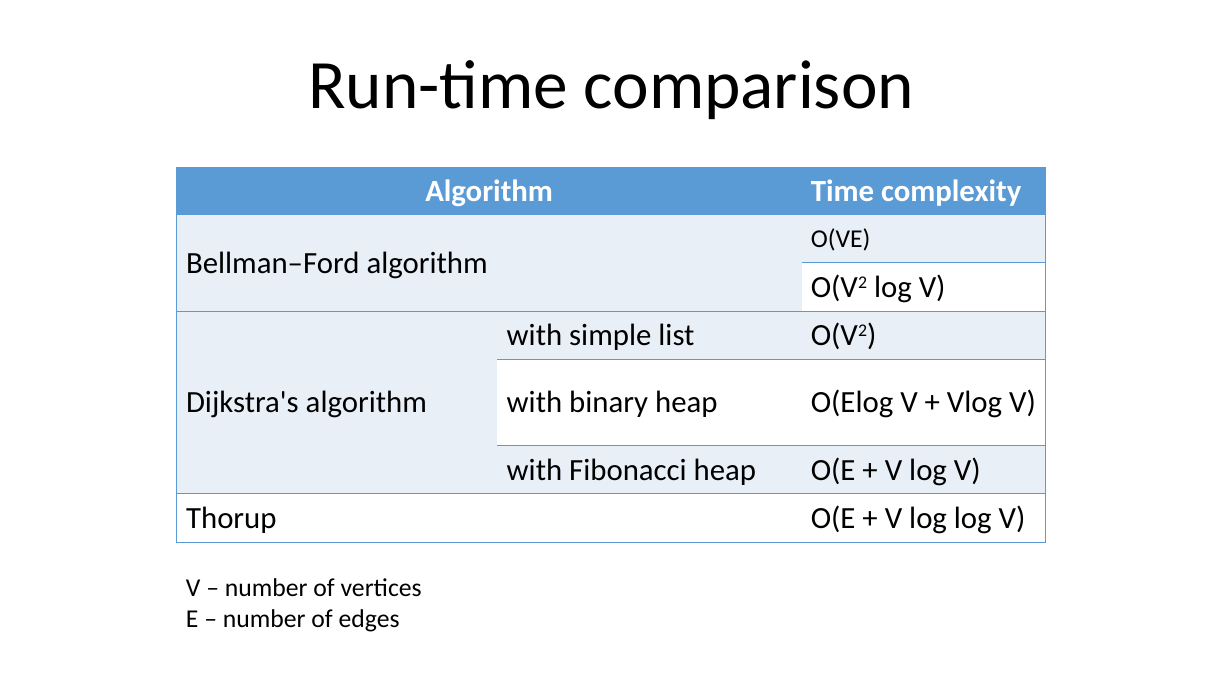
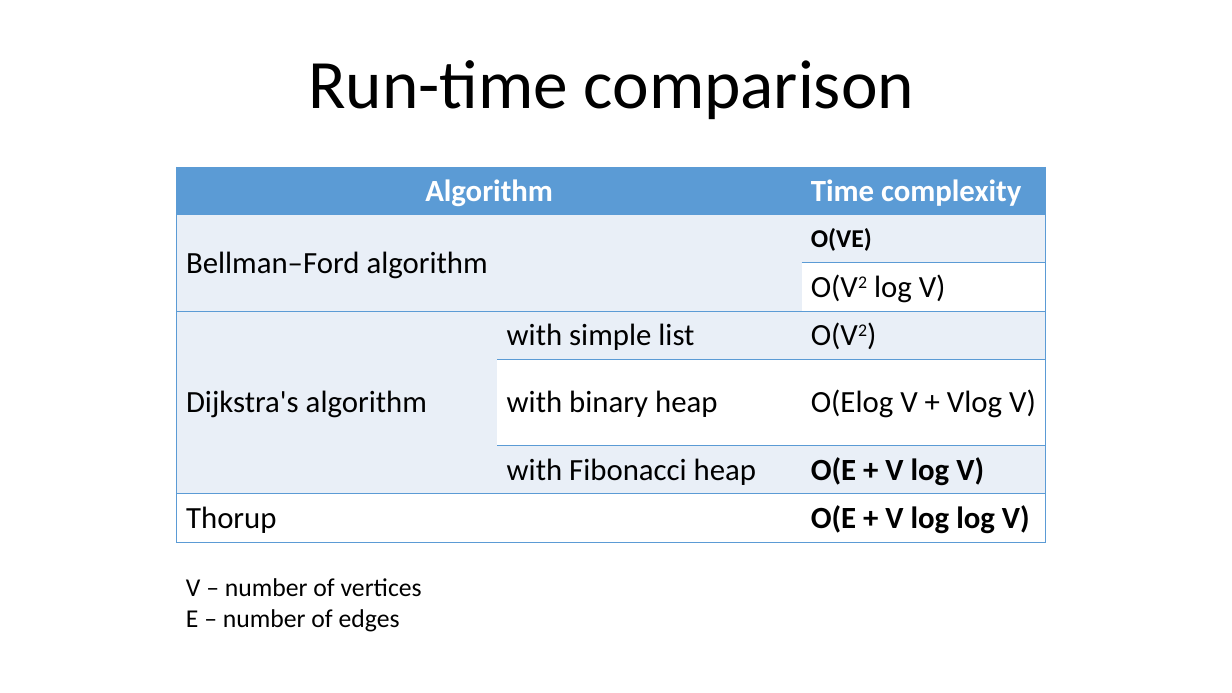
Before and after one commit to belavina/Assignment3_DSA, a slide deck: slide 28 of Assignment3_DSA.pptx (slide 29 before the commit). Drawn at 1232x693 pixels with LibreOffice and Linux fonts; fonts in the diff are those of the drawing. Boxes give left, top, right and bottom in pixels: in the first picture for what was removed or moved away, otherwise in the second. Text is boxed around its words. In the diff, an @@ line names an element or a change of style, - is before the commit and + after.

```diff
--- a/Assignment3_DSA.pptx
+++ b/Assignment3_DSA.pptx
@@ table at (177, 167, 1045, 542) @@
@@ bold on in "O(VE)", "O(E + V log V)", "O(E + V log log V)" @@
```
Also in this commit, not shown: 2 slides added, 3 slides removed.
